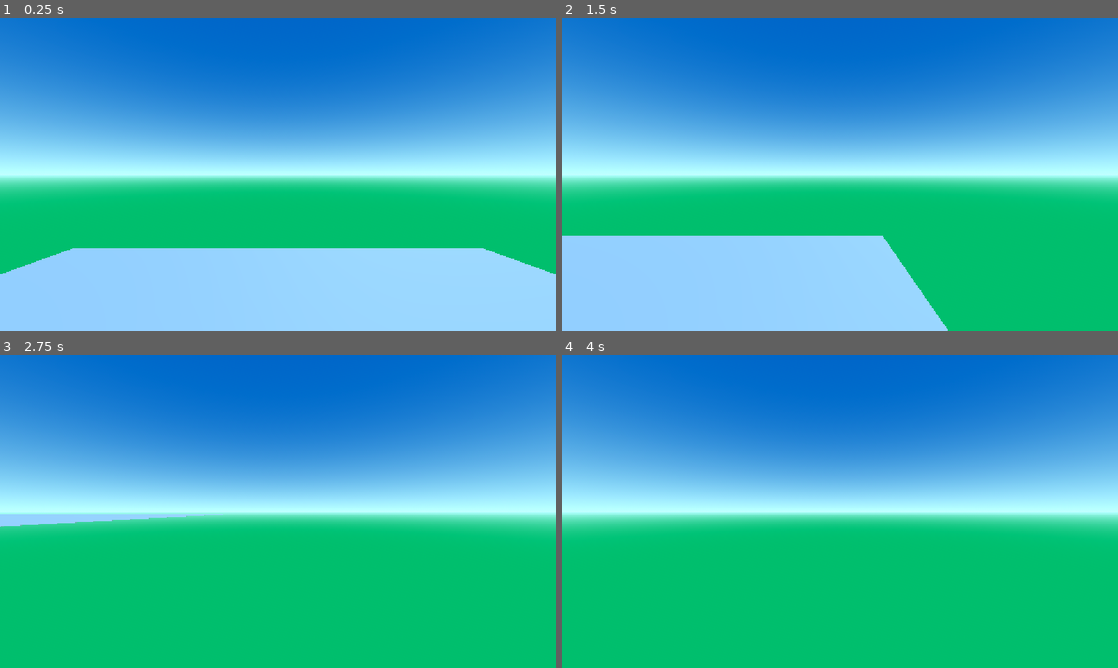
Above: before the commit, frames 1-4 (two rows, left to right).
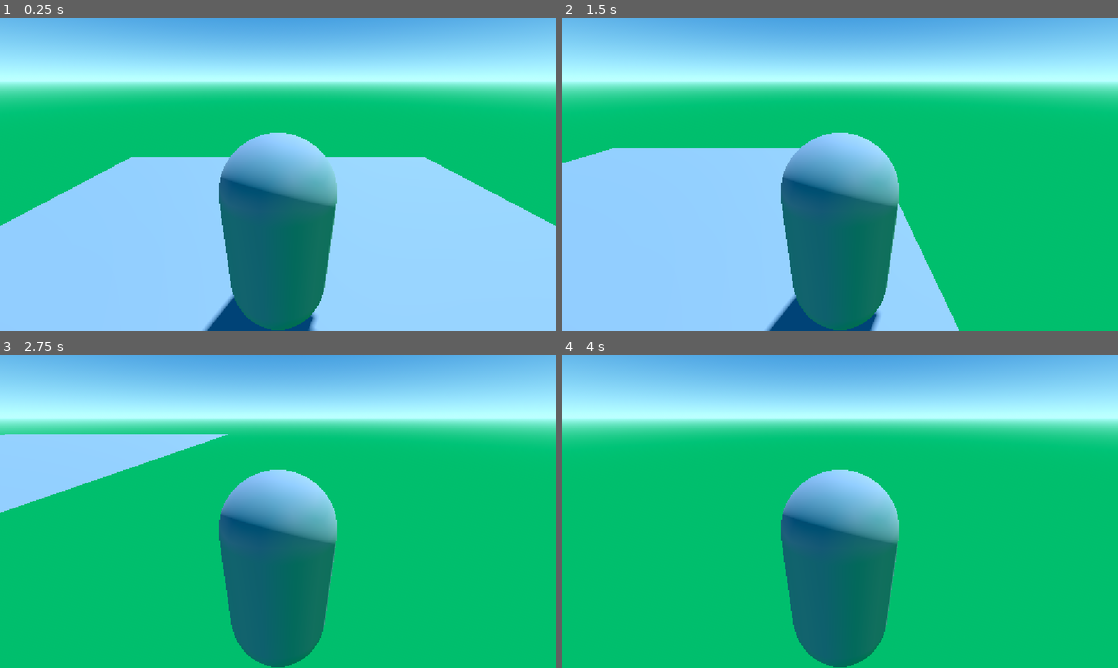
Above: after the commit, the same moments.

Repository: jacksonsz-1/Outer-encasing-jumpstarters
Game: Godot game, scene res://main.tscn
Two runs of this game, one before a commit and one after it. Both use one fixed random seed, a clock stepped at 60 frames per second and the inputs below.
Inputs:
- Up to frame 1 (0.25 s): no input
- Up to frame 2 (1.5 s): tap Enter (ui_accept) at 0.5, 0.77 s; hold D (right) 0.53-1.28 s; hold S (down) from 1.28 s (still down)
- Up to frame 3 (2.75 s): tap Enter (ui_accept) at 1.52 s; release S (down) at 2.03 s; hold D (right) from 2.03 s (still down)
- Up to frame 4 (4 s): release D (right) at 2.78 s; hold W (up) 2.78-3.53 s; tap Enter (ui_accept) at 3.02, 3.77 s; hold A (left) from 3.53 s (still down)

The runs differ from the first frame. In frame 1, 77% of the frame differs, in the area x 0-100%, y 0-100%; in frame 2, 69%; in frame 3, 62%; in frame 4, 62%.

Commit message:
idk

Diff:
--- a/player1.tscn
+++ b/player1.tscn
@@ -43,3 +43,4 @@
 transform = Transform3D(1, 0, 0, 0, 1, 0, 0, 0, 1, 0, 0.8, 0)
 
 [node name="Camera3D" type="Camera3D" parent="player1/Node3D" unique_id=1850651311]
+transform = Transform3D(1, 0, 0, 0, 0.9077775, 0.4194521, 0, -0.4194521, 0.9077775, 0, 0.57969165, 1.5586617)
